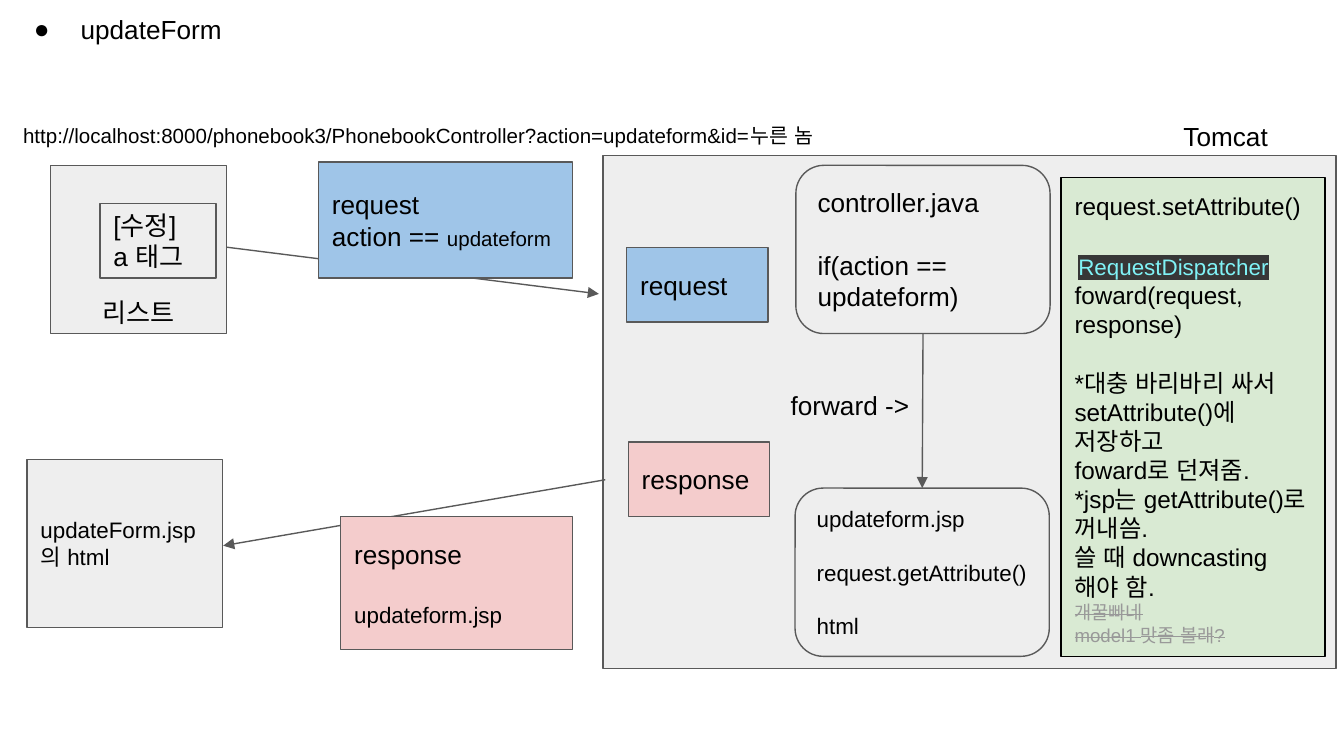
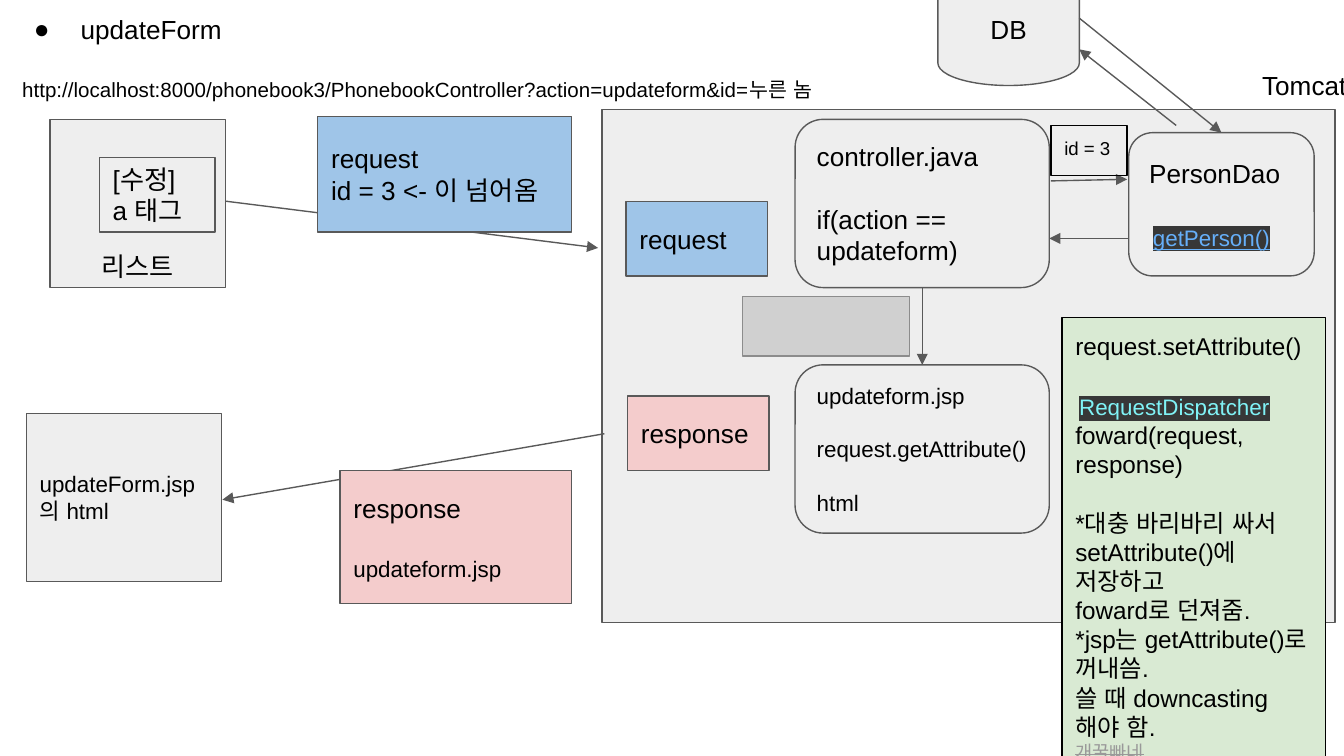
Before and after one commit to Kwonharu/phonebook3, a slide deck: slide 2 of phonebook3_servlet.pptx. Drawn at 1344x756 pixels with LibreOffice and Linux fonts; fonts in the diff are those of the drawing; grey boxes stand for pictures. Boxes give left, top, right and bottom in pixels: in the first picture for what was removed or moved away, otherwise in the second. Text is boxed around its words. In the diff, an @@ line names an element or a change of style, - is before the commit and + after.

```diff
--- a/phonebook3_servlet.pptx
+++ b/phonebook3_servlet.pptx
@@ cylinder added at (938,0,1079,85), fill #EEEEEE, outline #595959 0.75 pt, 14 pt, text #000000 @@
+DB
@@ arrow added from (1079, 17) to (1222, 133), #595959 0.75 pt @@
@@ arrow added from (1176, 125) to (1079, 50), #595959 0.75 pt @@
@@ text "Tomcat": place and size @@
-text "Tomcat" at (1183,128,1267,147)
+text "Tomcat" at (1262,77,1344,96)
@@ rectangle added at (317,116,571,231), fill #9FC5E8, outline #595959 0.75 pt, 14 pt, text #000000 @@
+request
+id = 3 <- 이 넘어옴
@@ rectangle added at (1051,125,1128,175), outline #000000 0.75 pt, 10 pt, text #000000 @@
+id = 3
@@ rounded rectangle added at (1129,133,1314,277), fill #EEEEEE, outline #595959 0.75 pt, 12 pt, text #66AFF9, underline @@
+PersonDao
+getPerson()
@@ rectangle removed at (319,163,573,278) @@
-request
-action == updateform
@@ arrow added from (1051, 181) to (1128, 179), #595959 0.75 pt @@
@@ 7 rectangles, 2 arrows, 1 text, 1 rounded rectangle: place and size @@
-7 rectangles, 2 arrows, 1 text, 1 rounded rectangle at (23,126,1337,669)
+7 rectangles, 2 arrows, 1 text, 1 rounded rectangle at (22,80,1336,624)
@@ arrow added from (1129, 238) to (1050, 238), #595959 0.75 pt @@
@@ picture added at (743,296,910,356) @@
@@ arrow moved from (923, 333) - (922, 488) to (922, 288) - (922, 366) @@
@@ rectangle "request.setAttribute()": place and size @@
-rectangle "request.setAttribute()" at (1062,177,1325,656)
+rectangle "request.setAttribute()" at (1062,317,1325,756)
@@ rounded rectangle "updateform.jsp": place and size @@
-rounded rectangle "updateform.jsp" at (796,488,1050,656)
+rounded rectangle "updateform.jsp" at (796,364,1050,532)
@@ text removed at (791,396,878,416) @@
-forward ->
```
Also in this commit, not shown: 1 other slide changed.
